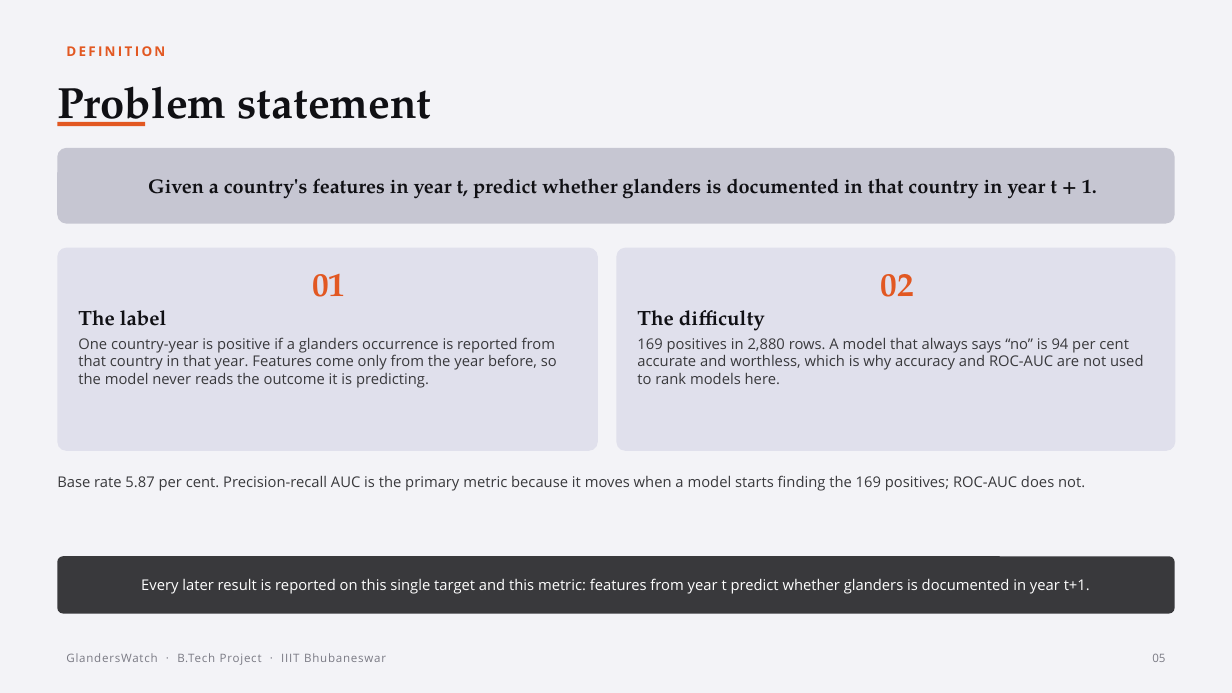
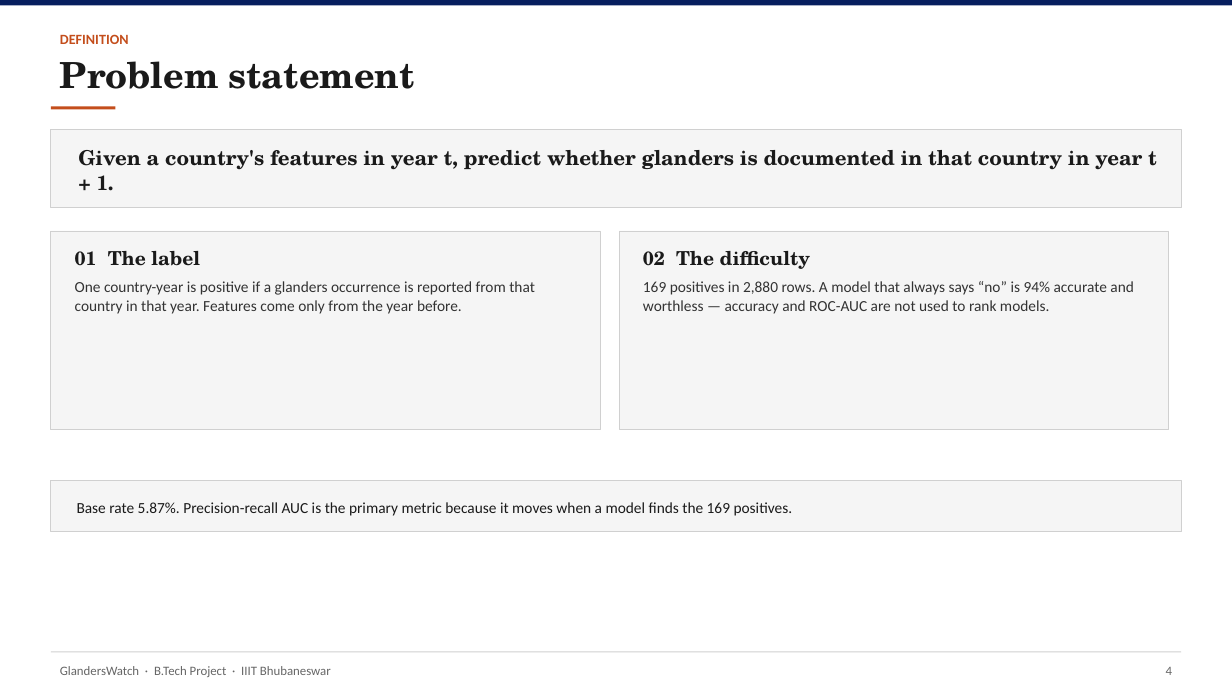
Before and after one commit to YuvrajSingh-mist/glandersWatch, a slide deck: slide 5 of slides/GlandersWatch_Deck.pptx. Drawn at 1232x693 pixels with LibreOffice and Linux fonts; fonts in the diff are those of the drawing. Boxes give left, top, right and bottom in pixels: in the first picture for what was removed or moved away, otherwise in the second. Text is boxed around its words. In the diff, an @@ line names an element or a change of style, - is before the commit and + after.

Commit message:
Simplify deck design and use report-exported figures only
Replace decorative pipeline art with charts cropped from Final_v2,
flatten the visual style to white slides with navy accents, and keep
IIIT logo as the only non-report image.

```diff
--- a/slides/GlandersWatch_Deck.pptx
+++ b/slides/GlandersWatch_Deck.pptx
@@ rectangle removed at [0,0,1232,693] @@
@@ rectangle added at [0,0,1232,6], fill #061E5E @@
@@ text "DEFINITION": place and size @@
-text "DEFINITION" at [66,46,165,56]
+text "DEFINITION" at [60,34,129,44]
@@ text "DEFINITION" at [60,34,129,44]: size 10.5 to 11 pt, font Open Sans to Calibri, text colour #E25822 to #C44E1C, letter spacing 1.8 to 0 pt @@
@@ text "Problem statement": place and size @@
-text "Problem statement" at [57,86,431,126]
+text "Problem statement" at [60,61,415,89]
@@ text "Problem statement" at [60,61,415,89]: size 34 to 28 pt, font TeX Gyre Pagella to TeX Gyre Schola, text colour #101014 to #1A1A1A @@
@@ rectangle: place and size @@
-rectangle at [57,122,145,126]
+rectangle at [51,106,116,110]
@@ rectangle at [51,106,116,110]: fill #E25822 to #C44E1C @@
@@ rectangle added at [51,129,1181,208], fill #F5F5F5, outline #D0D0D0 0.75 pt @@
@@ text "Given a country's features in ...": place and size @@
-text "Given a country's features in ..." at [57,148,1175,224]
+text "Given a country's features in ..." at [78,150,1157,191]
@@ text "Given a country's features in ..." at [78,150,1157,191]: size 15.5 to 16 pt, font TeX Gyre Pagella to TeX Gyre Schola, text colour #101014 to #1A1A1A; alignment centre to left; vertical alignment middle to top; fill #C6C6D2 to none @@
@@ rectangle added at [51,231,601,430], fill #F5F5F5, outline #D0D0D0 0.75 pt @@
@@ rectangle added at [619,231,1169,430], fill #F5F5F5, outline #D0D0D0 0.75 pt @@
@@ text "01 The label" at [75,251,535,314]: fill #E0E0EC to none @@
@@ text "01 The label": place and size @@
-text "01 The label" at [57,248,598,451]
+text "01 The label" at [75,251,535,314]
@@ text at [75,251,535,314]: text changed; size 11.5 to 12 pt; font Open Sans to Calibri; text colour #39393C to #333333 @@
-01
-The label
-One country-year is positive if a glanders occurrence is reported from that country in that year. Features come only from the year before, so the model never reads the outcome it is predicting.
+01 The label
+One country-year is positive if a glanders occurrence is reported from that country in that year. Features come only from the year before.
@@ text "02 The difficulty": place and size @@
-text "02 The difficulty" at [616,248,1176,451]
+text "02 The difficulty" at [643,251,1134,314]
@@ text "02 The difficulty" at [643,251,1134,314]: fill #E0E0EC to none @@
@@ text at [643,251,1134,314]: text changed; size 11.5 to 12 pt; font Open Sans to Calibri; text colour #39393C to #333333 @@
-02
-The difficulty
-169 positives in 2,880 rows. A model that always says “no” is 94 per cent accurate and worthless, which is why accuracy and ROC-AUC are not used to rank models here.
+02 The difficulty
+169 positives in 2,880 rows. A model that always says “no” is 94% accurate and worthless — accuracy and ROC-AUC are not used to rank models.
@@ rectangle added at [51,481,1181,531], fill #F5F5F5, outline #D0D0D0 0.75 pt @@
@@ text "Base rate 5.87%. Precision-recall AUC ..." at [77,502,793,516]: vertical alignment top to middle @@
@@ text at [77,502,793,516]: text changed; size 11.5 to 12 pt; font Open Sans to Calibri; text colour #39393C to #1A1A1A @@
-Base rate 5.87 per cent. Precision-recall AUC is the primary metric because it moves when a model starts finding the 169 positives; ROC-AUC does not.
+Base rate 5.87%. Precision-recall AUC is the primary metric because it moves when a model finds the 169 positives.
@@ rounded rectangle removed at [57,556,1175,614] @@
-Every later result is reported on this single target and this metric: features from year t predict whether glanders is documented in year t+1.
@@ text "GlandersWatch · B.Tech Project · ...": place and size @@
-text "GlandersWatch · B.Tech Project · ..." at [66,653,386,665]
+text "GlandersWatch · B.Tech Project · ..." at [60,666,331,677]
@@ text "GlandersWatch · B.Tech Project · ..." at [60,666,331,677]: size 9 to 10 pt, font Open Sans to Calibri, text colour #7A7A84 to #666666, letter spacing 0.6 to 0 pt @@
@@ rectangle added at [51,652,1181,653], fill #D0D0D0 @@
@@ text removed at [1152,653,1165,662] @@
-05
@@ text added at [1166,667,1172,675], 10 pt, text #666666 @@
+4
```
Also in this commit, not shown: 16 other slides changed, 6 slides added, 7 slides removed, 14 other files.
